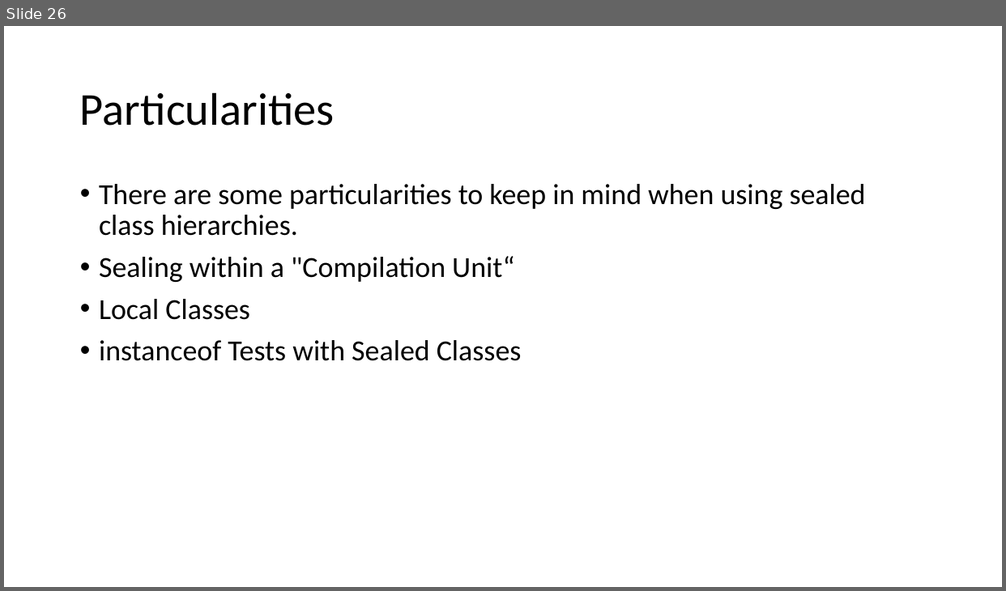
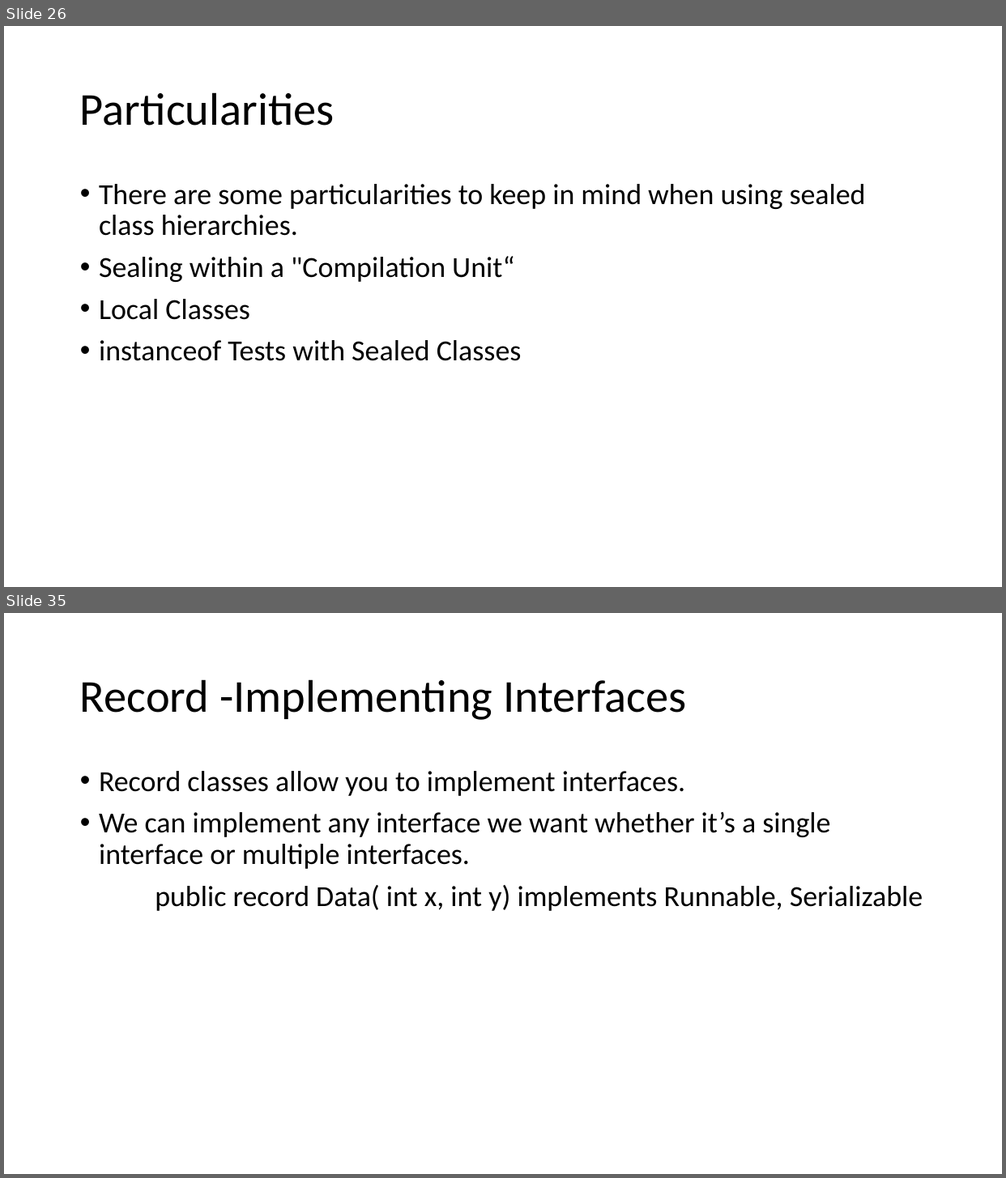
Before and after one commit to techelly/gladvancejavatraining, a slide deck: content/Java 11 and 17 Features.pptx. Shown one above the other, each under a label of ours: slide 26 before the commit, slides 26 and 35 after it; the slides between them are not shown. The pictures are 1006x591 and 1006x1178 pixels, drawn with LibreOffice and Linux fonts; fonts in the diff are those of the drawing. Boxes give left, top, right and bottom in pixels: in the first picture for what was removed or moved away, otherwise in the second. Text is boxed around its words. In the diff, an @@ line names an element or a change of style, - is before the commit and + after.

Commit message:
sealed class examples

```diff
--- a/content/Java 11 and 17 Features.pptx
+++ b/content/Java 11 and 17 Features.pptx
@@ slide 35 added at [4,613,1002,1174], background #FFFFFF @@
@@ title added at [80,679,687,720], 44 pt, text #000000 @@
+Record -Implementing Interfaces
@@ text added at [99,771,923,911], 28 pt, text #000000 @@
+• Record classes allow you to implement interfaces.
+• We can implement any interface we want whether it’s a single interface or multiple interfaces.
+public record Data( int x, int y) implements Runnable, Serializable
```
Also in this commit, not shown: 2 slides changed, 16 other slides added, 42 other files.
